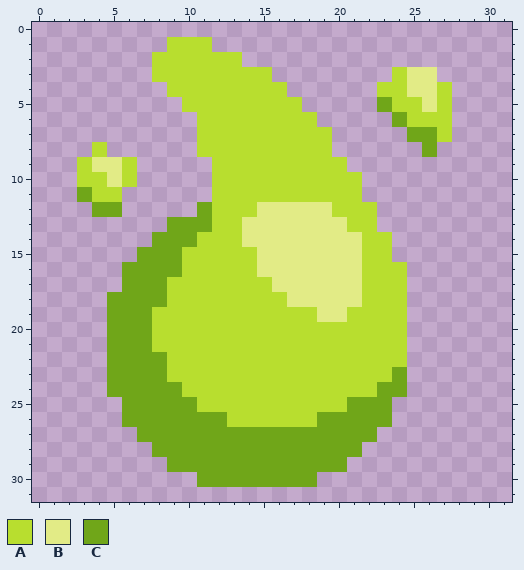
Two states of a pixel-art sprite, sprites/liquids/gastric-juice.png. The picture above is the old version.
The file is 32x32 pixels.
Palette (. is transparent): A #b8de2f  B #e2eb86  C #70a619
Pixels before, first column x 3:
 1 ......AAA................
 2 .....AAAAAA..............
 3 .....AAAAAAAA........ABB.
 4 ......AAAAAAAA......AABBA
 5 .......AAAAAAAA.....CAABA
 6 ........AAAAAAAA.....CAAA
 7 ........AAAAAAAAA.....CCA
 8 .A......AAAAAAAAA......C.
 9 ABBA.....AAAAAAAAA.......
10 AABA.....AAAAAAAAAA......
11 CAA......AAAAAAAAAA......
12 .CC.....CAAABBBBBAAA.....
13 ......CCCAABBBBBBBAA.....
14 .....CCCAAABBBBBBBBAA....
15 ....CCCAAAAABBBBBBBAA....
16 ...CCCCAAAAABBBBBBBAAA...
17 ...CCCAAAAAAABBBBBBAAA...
18 ..CCCCAAAAAAAABBBBBAAA...
19 ..CCCAAAAAAAAAAABBAAAA...
20 ..CCCAAAAAAAAAAAAAAAAA...
21 ..CCCAAAAAAAAAAAAAAAAA...
22 ..CCCCAAAAAAAAAAAAAAAA...
23 ..CCCCAAAAAAAAAAAAAAAC...
24 ..CCCCCAAAAAAAAAAAAACC...
25 ...CCCCCAAAAAAAAAACCC....
26 ...CCCCCCCAAAAAACCCCC....
27 ....CCCCCCCCCCCCCCCC.....
28 .....CCCCCCCCCCCCCC......
29 ......CCCCCCCCCCCC.......
30 ........CCCCCCCC.........
New version:
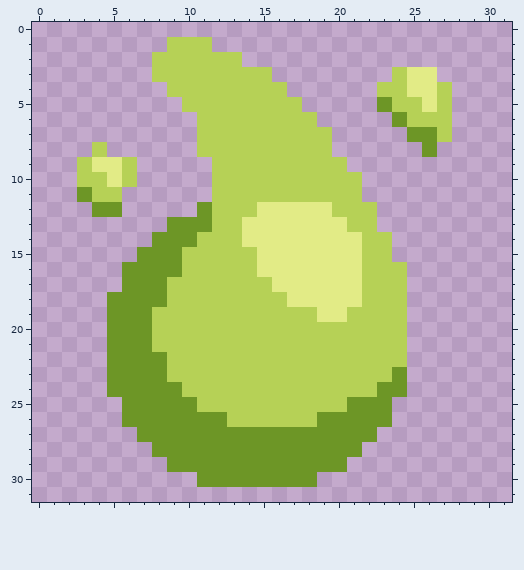
The edit:
colour A: #b8de2f -> #b6d156
colour C: #70a619 -> #6d9626
Changed places in both pictures, as pixel boxes (x1, y1, x2, y2):
changed: (77, 37, 452, 487)
